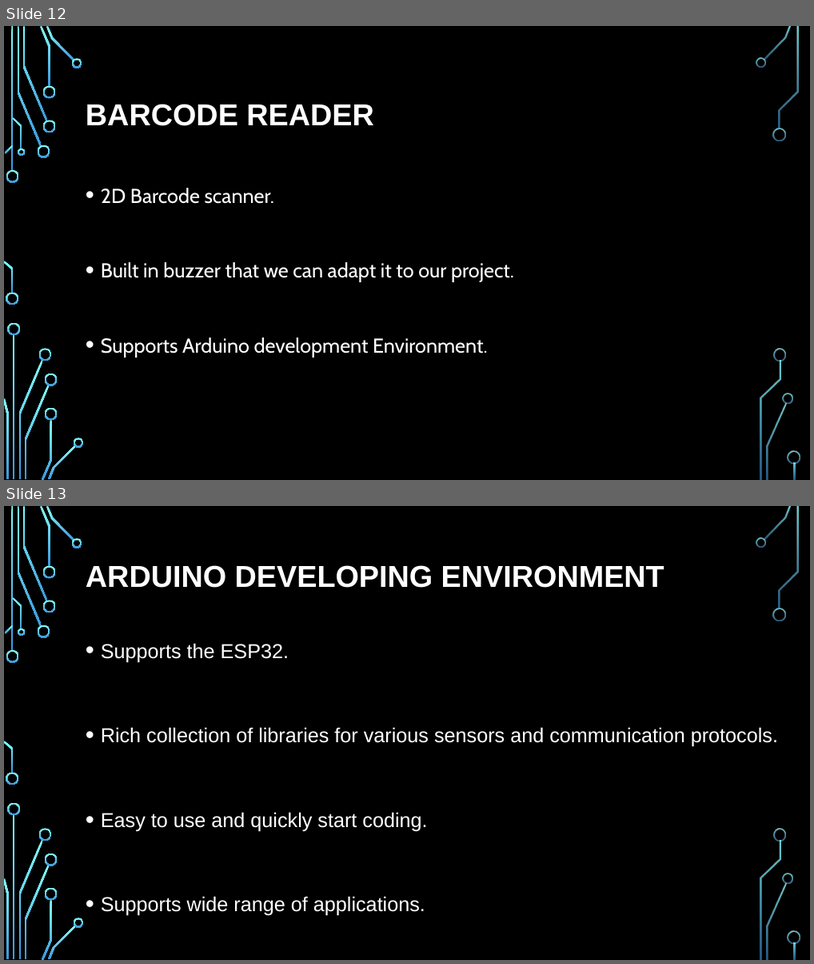
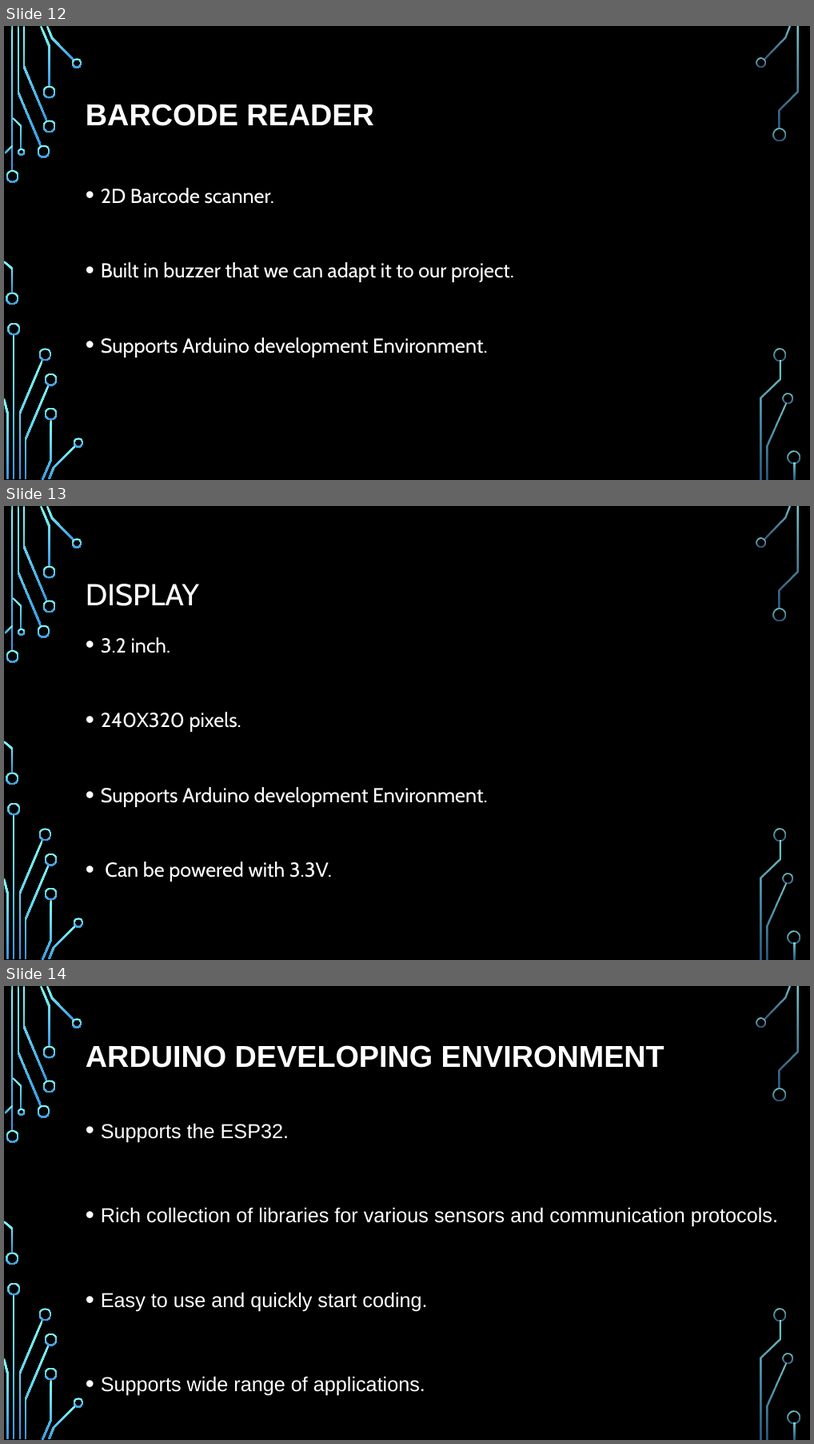
Before and after one commit to muhammad0bi/Technion_044167_E.E._project_A_IOT-Barcode_cheker, a slide deck: Presntations/Characterization presentation IOT Barcode checker 7681.pptx. Shown one above the other, each under a label of ours: slides 12 and 13 before the commit, slides 12, 13 and 14 after it. The pictures are 814x964 and 814x1444 pixels, drawn with LibreOffice and Linux fonts; fonts in the diff are those of the drawing; background and template pictures are left out. Boxes give left, top, right and bottom in pixels: in the first picture for what was removed or moved away, otherwise in the second. Text is boxed around its words. In the diff, an @@ line names an element or a change of style, - is before the commit and + after.

Commit message:
mid and characterization display add&final upload

```diff
--- a/Presntations/Characterization presentation IOT Barcode checker 7681.pptx
+++ b/Presntations/Characterization presentation IOT Barcode checker 7681.pptx
@@ slide 13 added at bbox=[4, 506, 810, 960], background picture (left out); not listed: 36 template elements that a slide beside it also shows @@
@@ title added at bbox=[86, 584, 199, 606], 36 pt, text #FFFFFF @@
+DISPLAY
@@ text added at bbox=[101, 637, 487, 881], 24 pt, text #FFFFFF @@
+• 3.2 inch.
+• 240X320 pixels.
+• Supports Arduino development Environment.
+• Can be powered with 3.3V.
@@ what was slide 13 is now slide 14 @@
```
Also in this commit, not shown: 2 other files.
